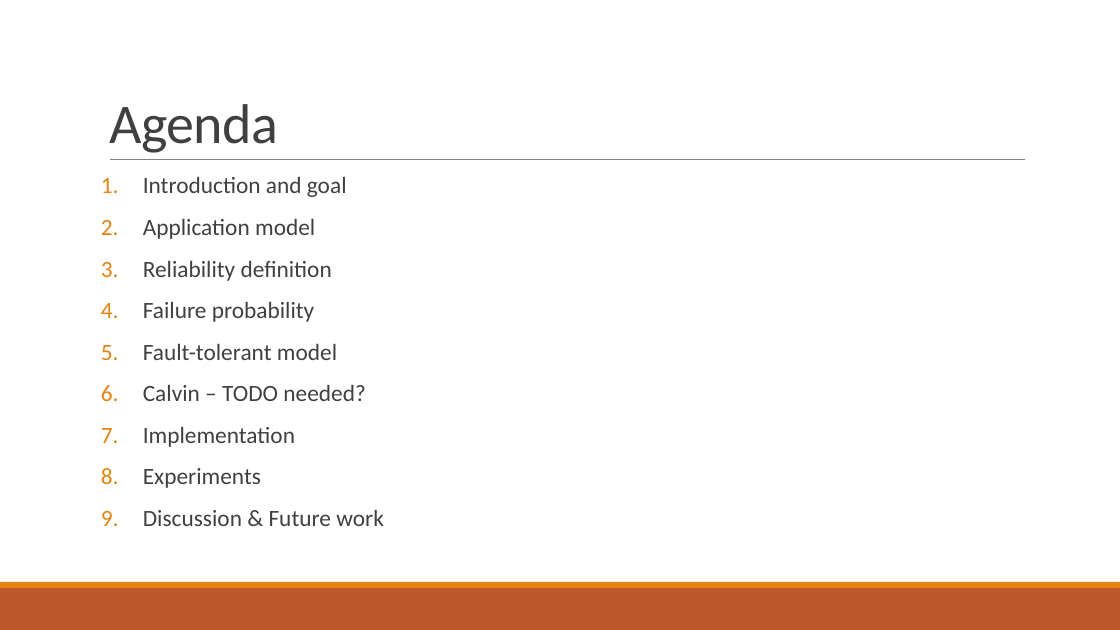
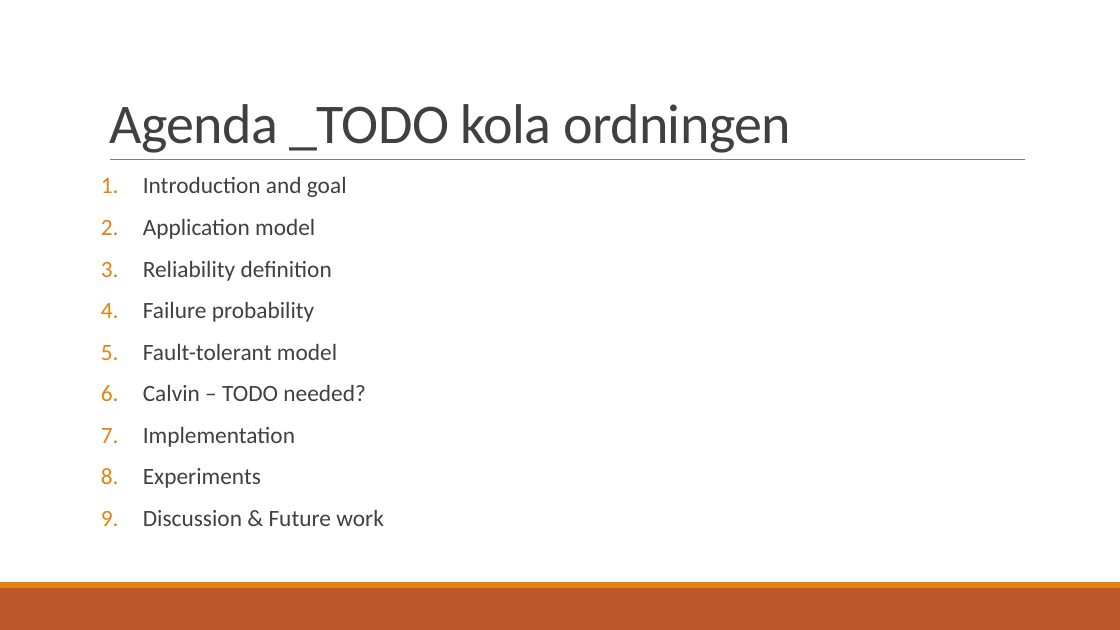
Before and after one commit to PStahl/master_thesis, a slide deck: slide 2 of presentation/presentation2.pptx. Drawn at 1120x630 pixels with LibreOffice and Linux fonts; fonts in the diff are those of the drawing. Boxes give left, top, right and bottom in pixels: in the first picture for what was removed or moved away, otherwise in the second. Text is boxed around its words. In the diff, an @@ line names an element or a change of style, - is before the commit and + after.

```diff
--- a/presentation/presentation2.pptx
+++ b/presentation/presentation2.pptx
@@ title at (109,104,791,153): text changed @@
-Agenda
+Agenda _TODO kola ordningen
```
Also in this commit, not shown: 2 other slides changed.
